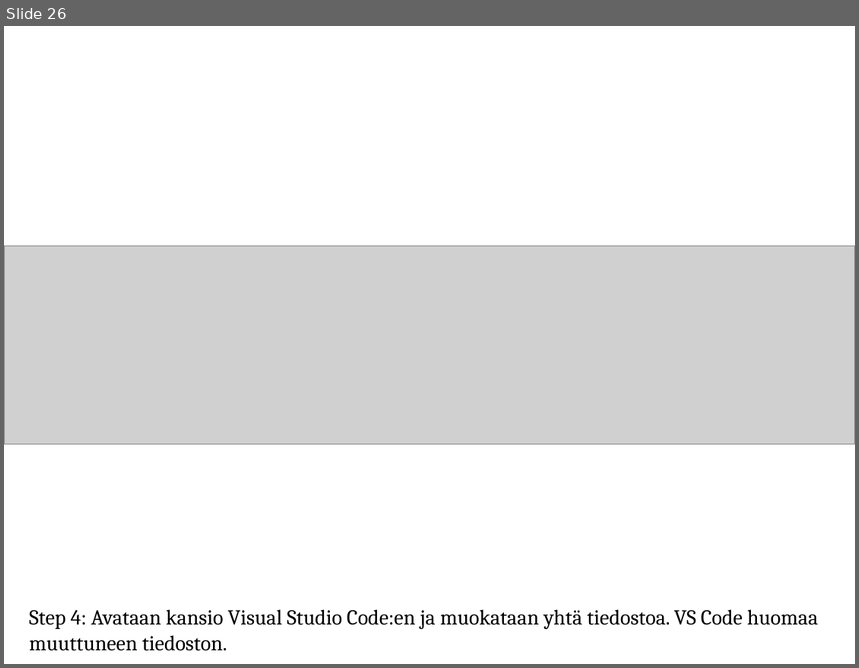
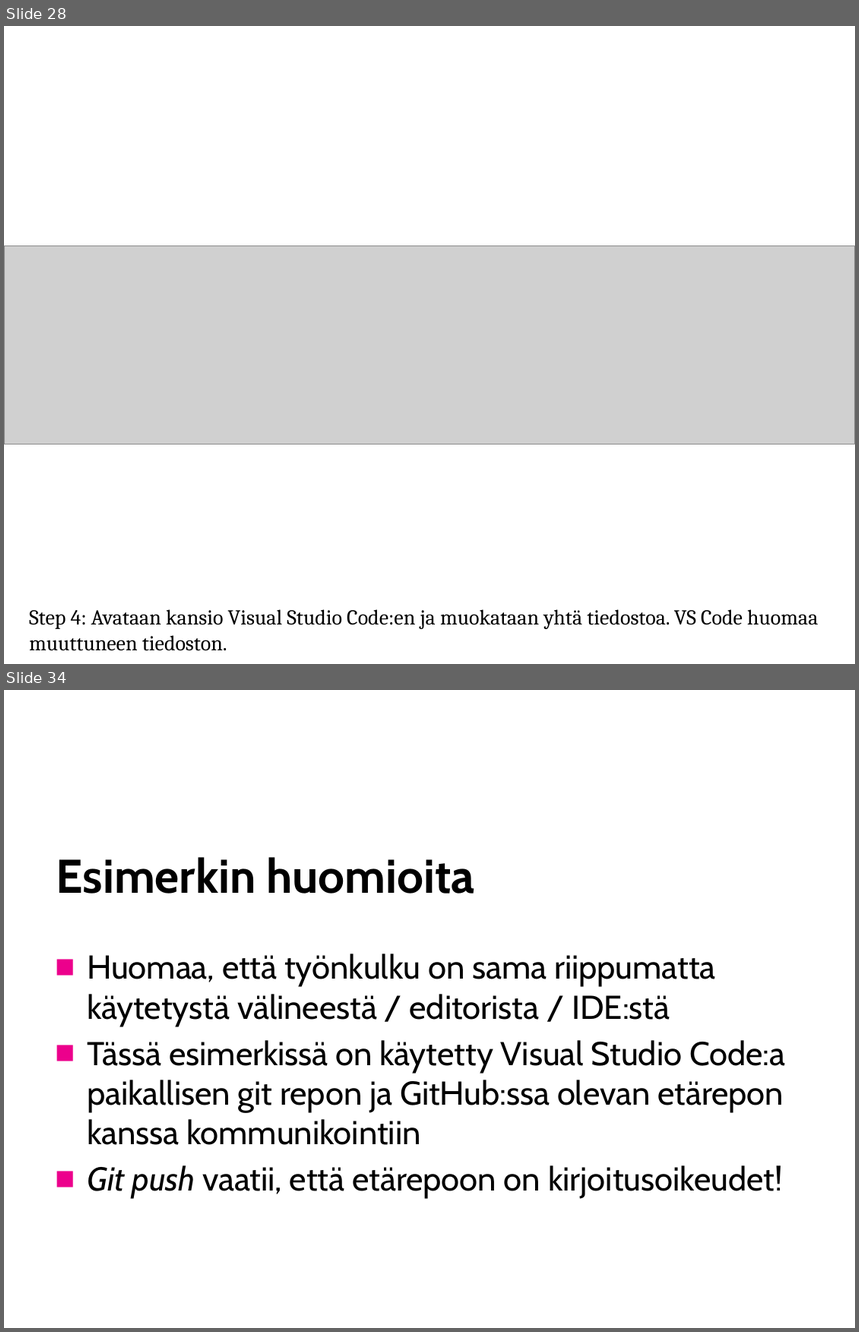
Before and after one commit to SavoniaUAS/versioncontrol, a slide deck: versionhallinta.pptx. Shown one above the other, each under a label of ours: slide 26 before the commit, slides 28 and 34 after it; the slides between them are not shown. The pictures are 859x668 and 859x1332 pixels, drawn with LibreOffice and Linux fonts; fonts in the diff are those of the drawing; grey boxes stand for pictures; background and template pictures are left out. Boxes give left, top, right and bottom in pixels: in the first picture for what was removed or moved away, otherwise in the second. Text is boxed around its words. In the diff, an @@ line names an element or a change of style, - is before the commit and + after.

Commit message:
Lisätty loput esimerkkikuvat git-työnkulkuun. Lisätty dia pull requestista.

```diff
--- a/versionhallinta.pptx
+++ b/versionhallinta.pptx
@@ slide 34 added at bbox=[4, 690, 855, 1328], background picture (left out) @@
@@ title added at bbox=[56, 857, 474, 894], 40 pt, text #000000, bold @@
+Esimerkin huomioita
@@ text added at bbox=[87, 954, 785, 1199], 28 pt, text #000000 @@
+■ Huomaa, että työnkulku on sama riippumatta käytetystä välineestä / editorista / IDE:stä
+■ Tässä esimerkissä on käytetty Visual Studio Code:a paikallisen git repon ja GitHub:ssa olevan etärepon kanssa kommunikointiin
+■ Git push vaatii, että etärepoon on kirjoitusoikeudet!
@@ what was slide 26 is now slide 28 @@
```
Also in this commit, not shown: 2 slides changed, 6 other slides added.
